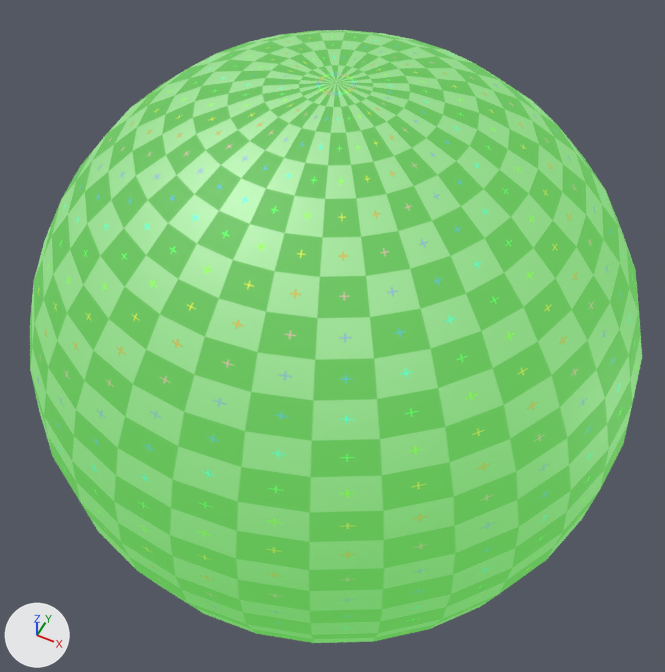
The FBX model editor/assets/models/fbx/Sphere.fbx: old version first, new version second.
Before and after are seen from a 50 mm camera at (0.935, -1.892, 2.362) aimed at (-0.009, -0.003, 0.001). Every picture has the same lights, and +X, +Y and +Z are marked at lower left.
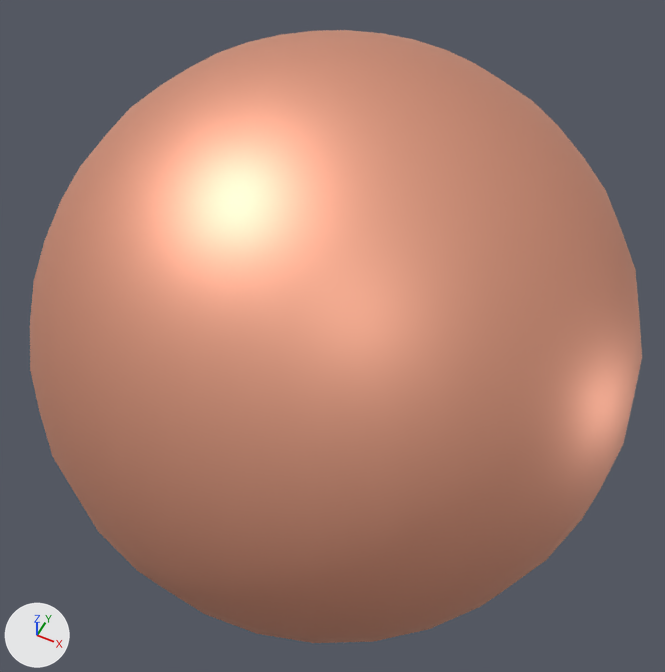
The change in detail:
Material 'RandomPBRMaterial.033' (mat_randompbrmaterial_033) is new.
Its base color is (0.969, 0.453, 0.311) (beige #fbb397).
Its metallic is 0.794.
Its roughness is 0.52.
me_sphere has 1922 vertices, 2048 faces and spans x -1.0..1.0, y -1.0..1.0, z -1.0..1.0.
me_sphere no longer uses material mat_randommaterial_010 (picture img_uv_debug_png).
me_sphere now uses material mat_randompbrmaterial_033 (beige #fbb397).

Location of each change, (x1, y1, x2, y2) in pixels of the pictures (665 x 672 px):
'Sphere', recoloured (green to beige)
    both: (30, 30, 642, 643)
